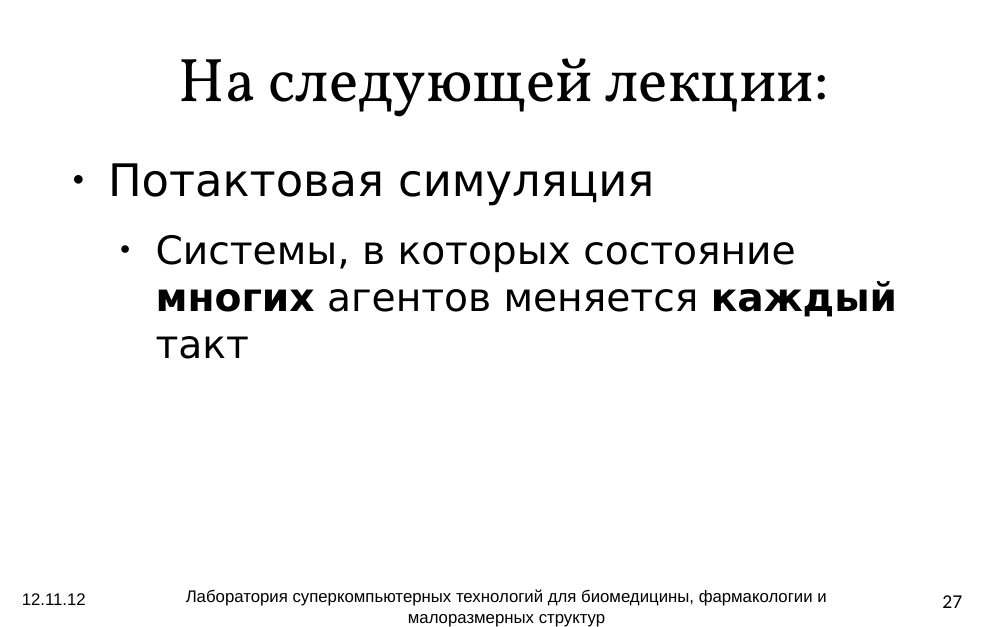
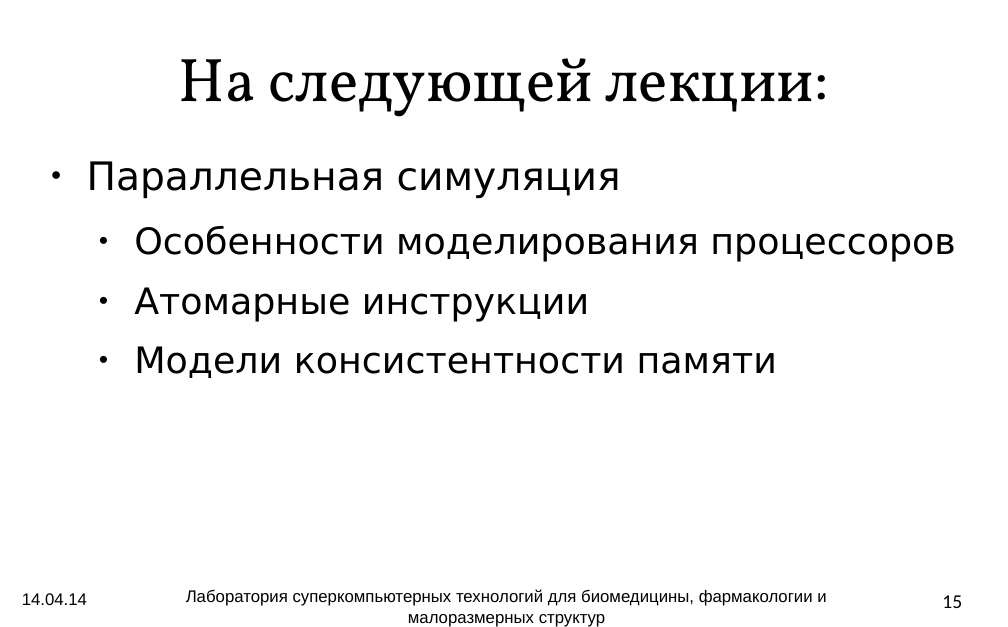
Before and after one commit to atakua/simlectures-archive, a slide deck: slide 15 of lecture07-pdes2/lecture07-pdes2.odp (slide 27 before the commit). Drawn at 1008x627 pixels with LibreOffice and Linux fonts; fonts in the diff are those of the drawing; background and template pictures are left out. Boxes give left, top, right and bottom in pixels: in the first picture for what was removed or moved away, otherwise in the second. Text is boxed around its words. In the diff, an @@ line names an element or a change of style, - is before the commit and + after.

```diff
--- a/lecture07-pdes2/lecture07-pdes2.odp
+++ b/lecture07-pdes2/lecture07-pdes2.odp
@@ text added at (x1=87, y1=161, x2=955, y2=378), 26 pt, text #000000 @@
+● Параллельная симуляция
+  ● Особенности моделирования процессоров
+  ● Атомарные инструкции
+  ● Модели консистентности памяти
@@ text removed at (x1=108, y1=163, x2=897, y2=359) @@
-● Потактовая симуляция
-  ● Системы, в которых состояние многих агентов меняется каждый такт
@@ text at (x1=22, y1=593, x2=87, y2=605): text changed @@
-12.11.12
+14.04.14
@@ page number at (x1=942, y1=595, x2=962, y2=608): text changed @@
-27
+15
```
Also in this commit, not shown: 25 other slides changed, 6 slides added, 1 slide removed, 1 other file.
